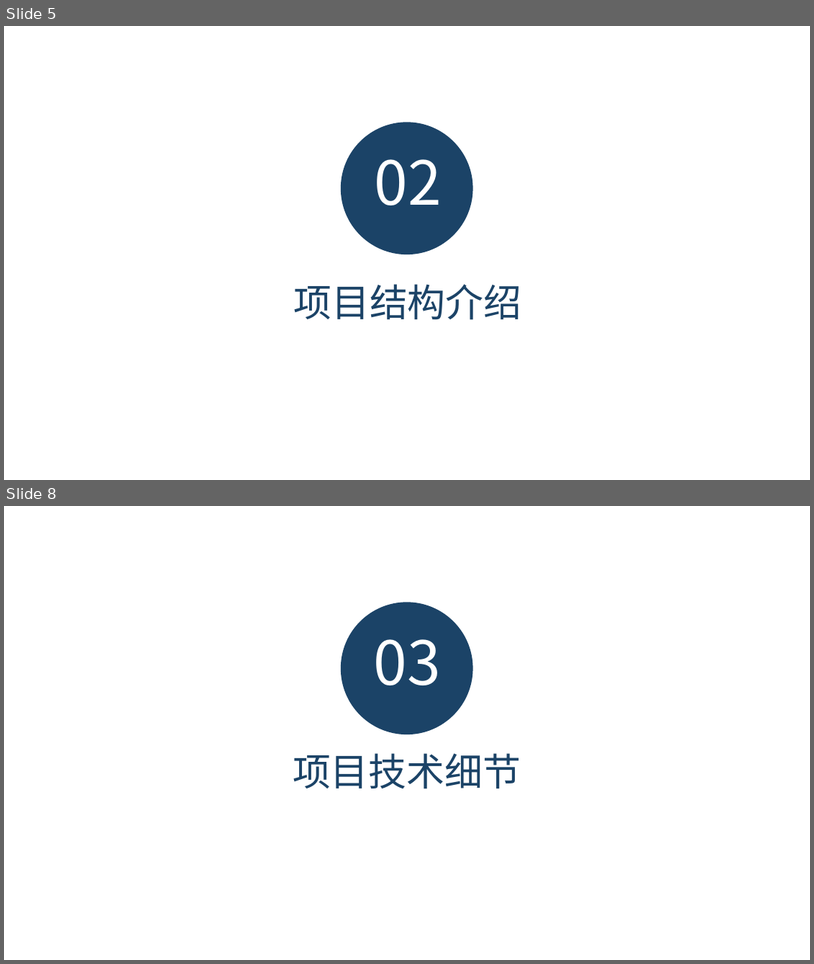
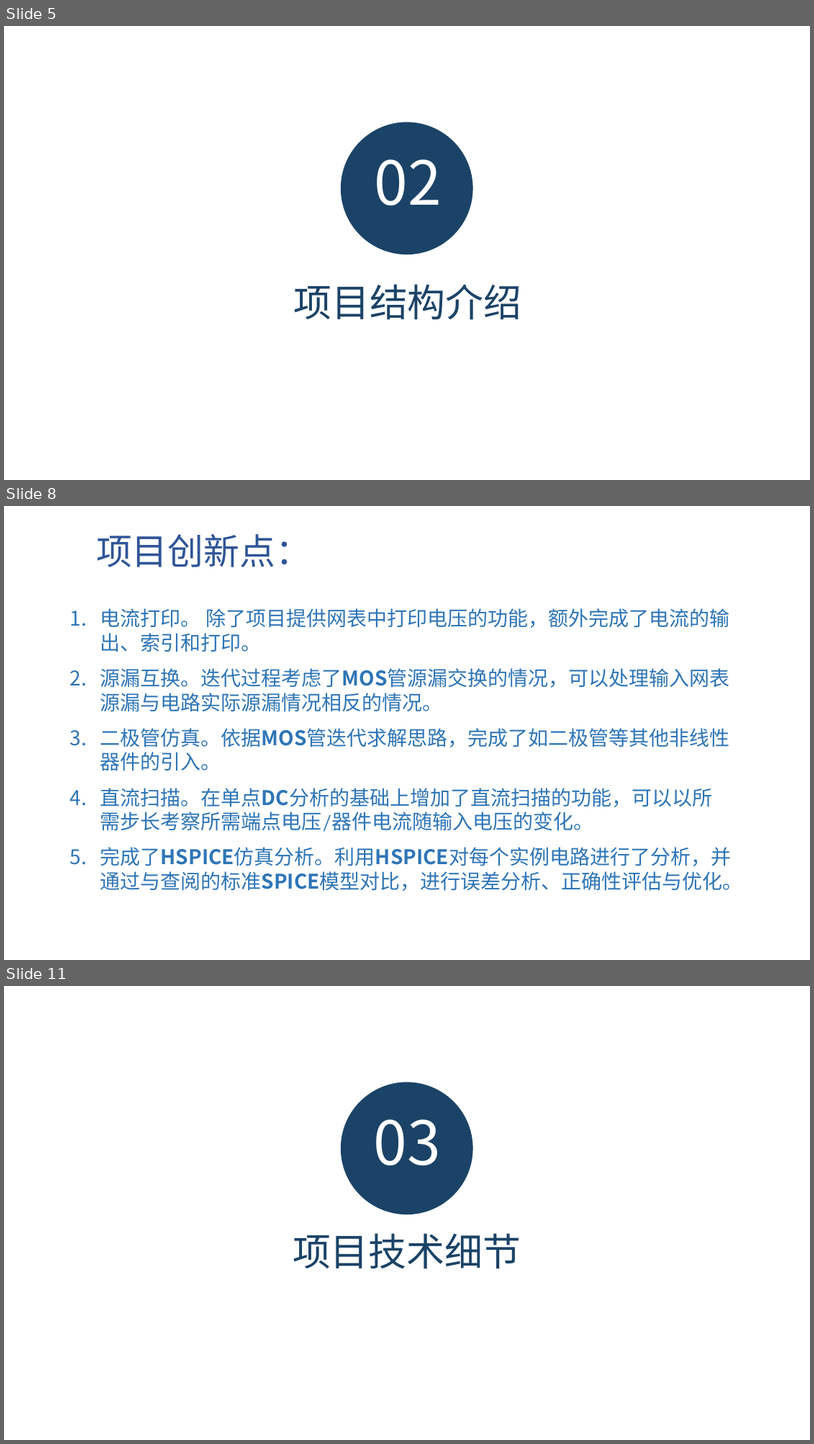
Before and after one commit to shifengzhicheng/FUDAN_ANALOG_EDA_MATLAB_SPICE, a slide deck: 基于MATLAB实现的模拟电路SPICE工具.pptx. Shown one above the other, each under a label of ours: slides 5 and 8 before the commit, slides 5, 8 and 11 after it; the slides between them are not shown. The pictures are 814x964 and 814x1444 pixels, drawn with LibreOffice and Linux fonts; fonts in the diff are those of the drawing; background and template pictures are left out. Boxes give left, top, right and bottom in pixels: in the first picture for what was removed or moved away, otherwise in the second. Text is boxed around its words. In the diff, an @@ line names an element or a change of style, - is before the commit and + after.

Commit message:
更新零极点分析

```diff
--- a/基于MATLAB实现的模拟电路SPICE工具.pptx
+++ b/基于MATLAB实现的模拟电路SPICE工具.pptx
@@ slide 8 added at (x1=4, y1=506, x2=810, y2=960), background picture (left out) @@
@@ text added at (x1=96, y1=534, x2=311, y2=567), 32 pt, text #2F5597 @@
+项目创新点：
@@ text added at (x1=100, y1=608, x2=743, y2=890), 18 pt, text #2E75B6 @@
+1. 电流打印。 除了项目提供网表中打印电压的功能，额外完成了电流的输出、索引和打印。
+2. 源漏互换。迭代过程考虑了MOS管源漏交换的情况，可以处理输入网表源漏与电路实际源漏情况相反的情况。
+3. 二极管仿真。依据MOS管迭代求解思路，完成了如二极管等其他非线性器件的引入。
+4. 直流扫描。在单点DC分析的基础上增加了直流扫描的功能，可以以所需步长考察所需端点电压/器件电流随输入电压的变化。
+5. 完成了HSPICE仿真分析。利用HSPICE对每个实例电路进行了分析，并通过与查阅的标准SPICE模型对比，进行误差分析、正确性评估与优化。
@@ what was slide 8 is now slide 11 @@
```
Also in this commit, not shown: 11 slides changed, 3 other slides added, 4 slides removed, 6 other files.
